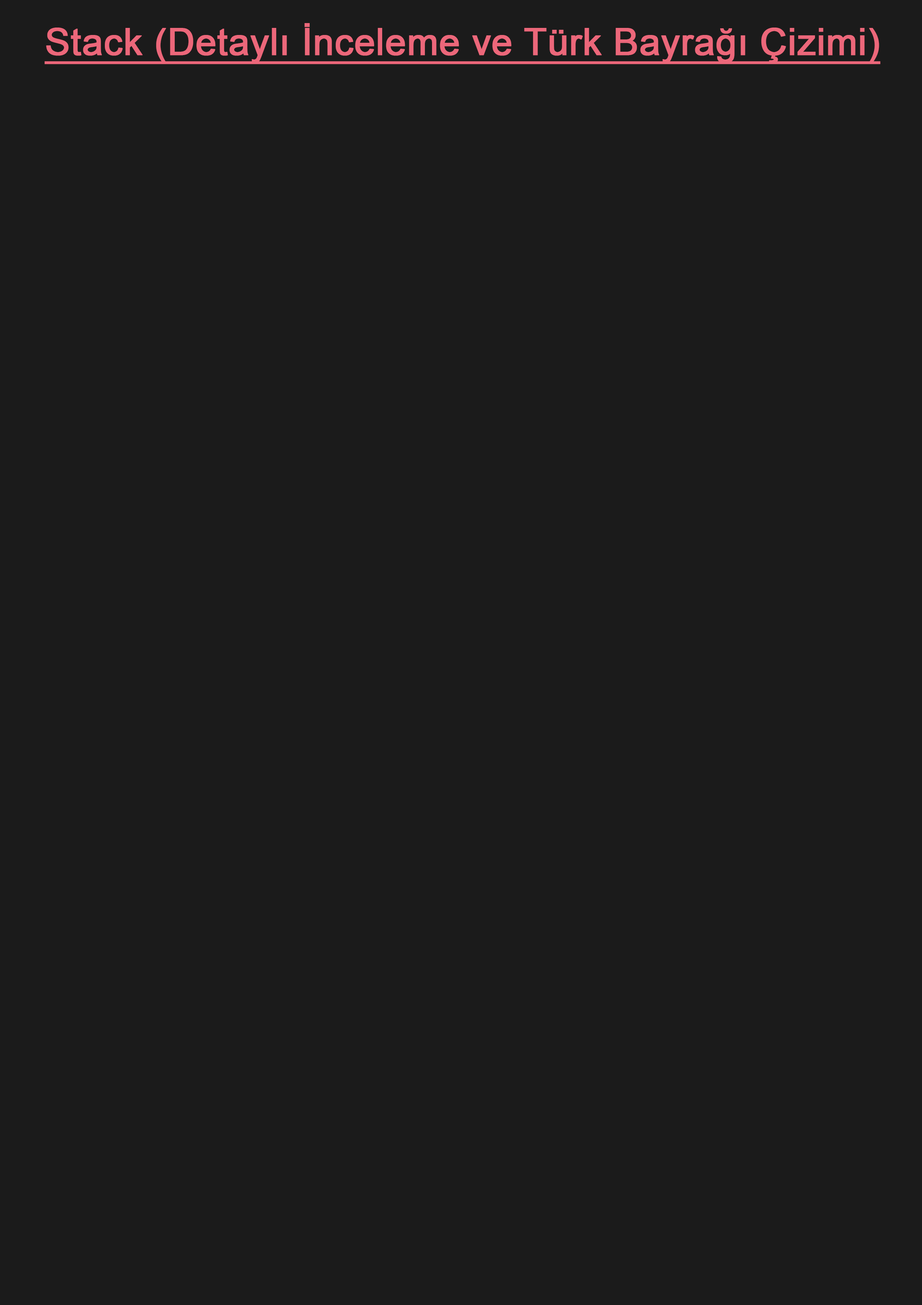
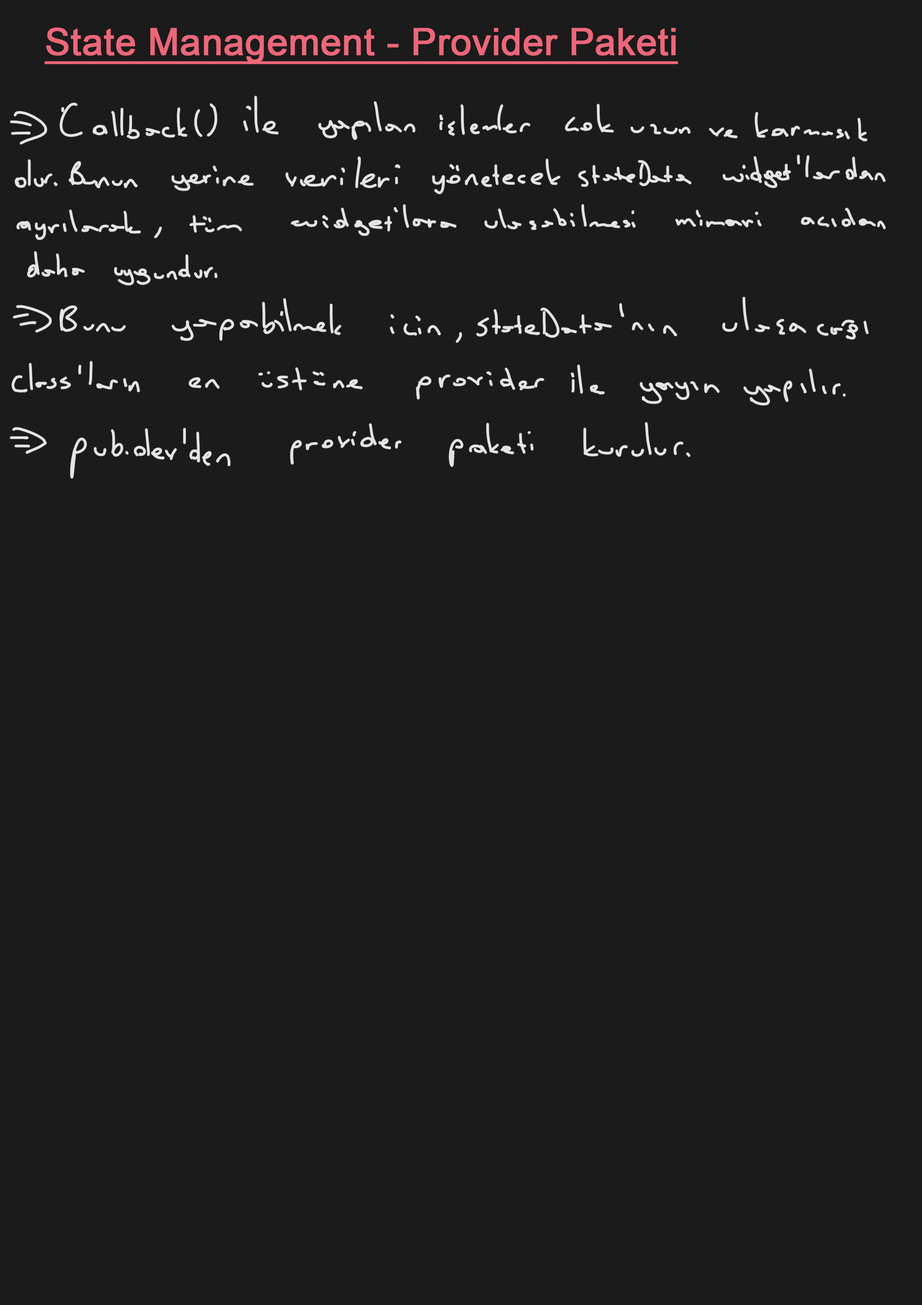
Layers edited between the first and the second w=922, h=1305 image:
renamed "Stack (Detaylı İnceleme ve Türk Bayrağı Çizimi)" to "State Management - Provider Paketi", painted on it over [103, 23, 881, 65]
painted on "Arka Plan" over [9, 95, 887, 480]
